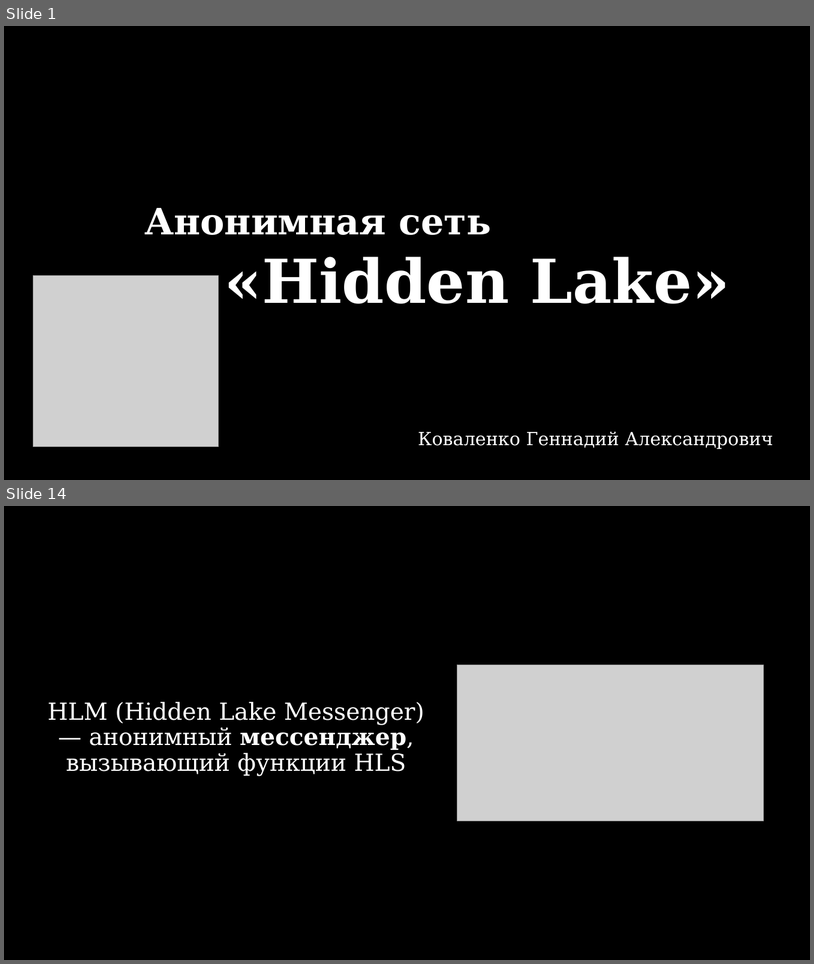
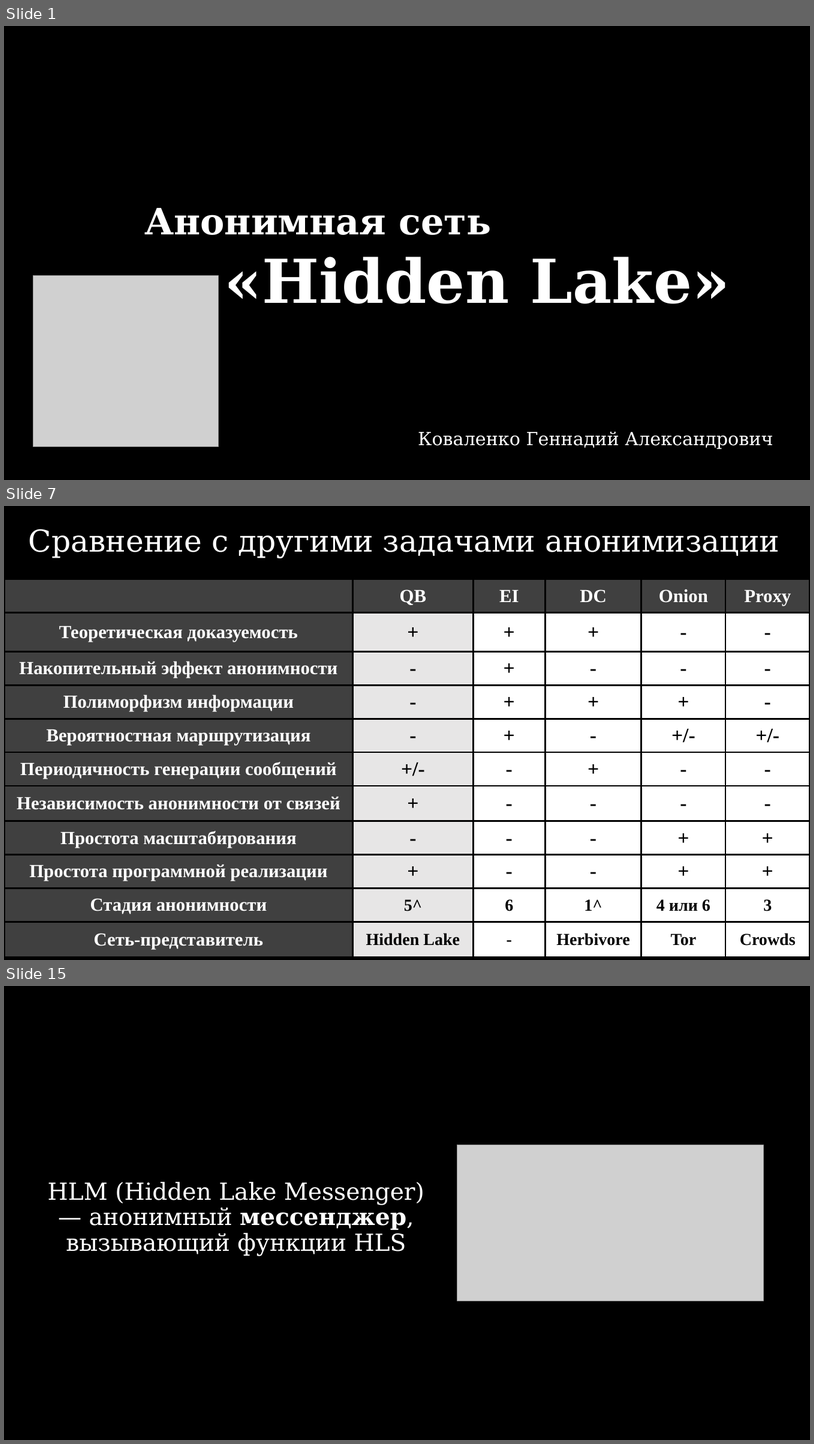
Before and after one commit to number571/go-peer, a slide deck: docs/hidden_lake_anonymous_network_view.pptx. Shown one above the other, each under a label of ours: slides 1 and 14 before the commit, slides 1, 7 and 15 after it; the slides between them are not shown. The pictures are 814x964 and 814x1444 pixels, drawn with LibreOffice and Linux fonts; fonts in the diff are those of the drawing; grey boxes stand for pictures. Boxes give left, top, right and bottom in pixels: in the first picture for what was removed or moved away, otherwise in the second. Text is boxed around its words. In the diff, an @@ line names an element or a change of style, - is before the commit and + after.

```diff
--- a/docs/hidden_lake_anonymous_network_view.pptx
+++ b/docs/hidden_lake_anonymous_network_view.pptx
@@ slide 7 added at (4, 506, 810, 960), background #000000 @@
@@ subtitle added at (29, 529, 780, 559), 36 pt, text #FFFFFF @@
+Сравнение с другими задачами анонимизации
@@ table added at (4, 579, 810, 951), 11 rows, 6 columns @@
+ | QB | EI | DC | Onion | Proxy
+Теоретическая доказуемость | + | + | + | - | -
+Накопительный эффект анонимности | - | + | - | - | -
+Полиморфизм информации | - | + | + | + | -
+Вероятностная маршрутизация | - | + | - | +/- | +/-
+Периодичность генерации сообщений | +/- | - | + | - | -
+Независимость анонимности от связей | + | - | - | - | -
+Простота масштабирования | - | - | - | + | +
+Простота программной реализации | + | - | - | + | +
+Стадия анонимности | 5^ | 6 | 1^ | 4 или 6 | 3
+Сеть-представитель | Hidden Lake | - | Herbivore | Tor | Crowds
@@ what was slide 14 is now slide 15 @@
```
Also in this commit, not shown: 9 slides changed, 5 other slides added, 5 slides removed, 3 other files.
